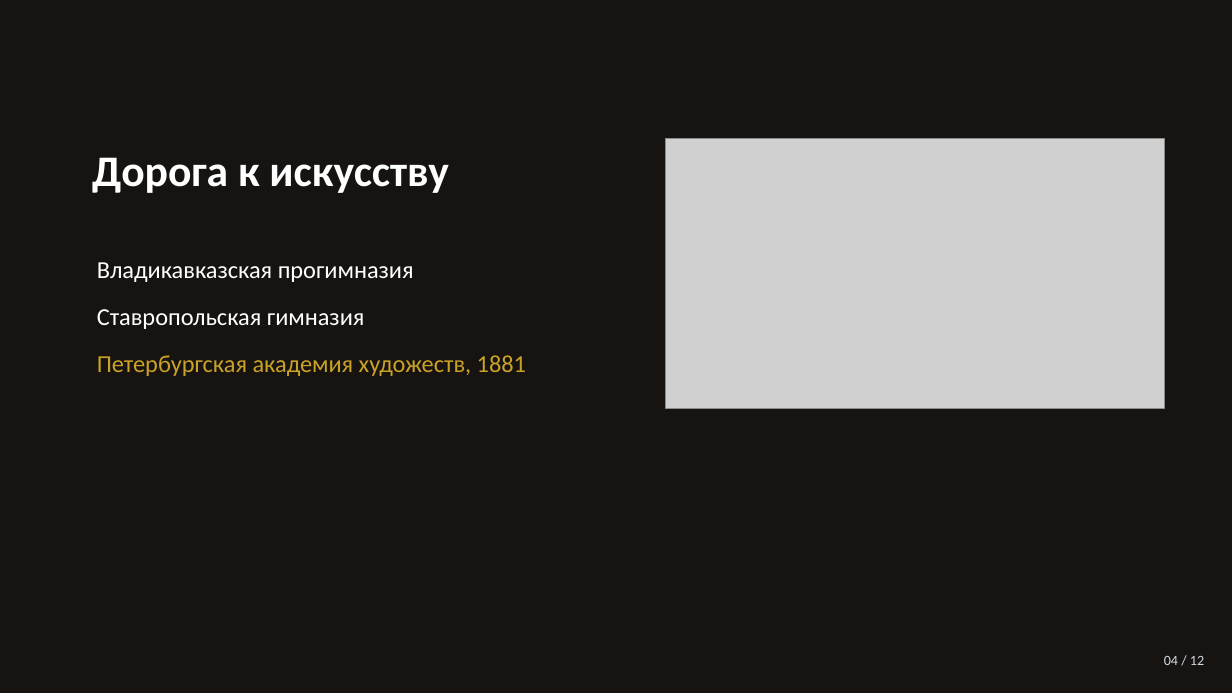
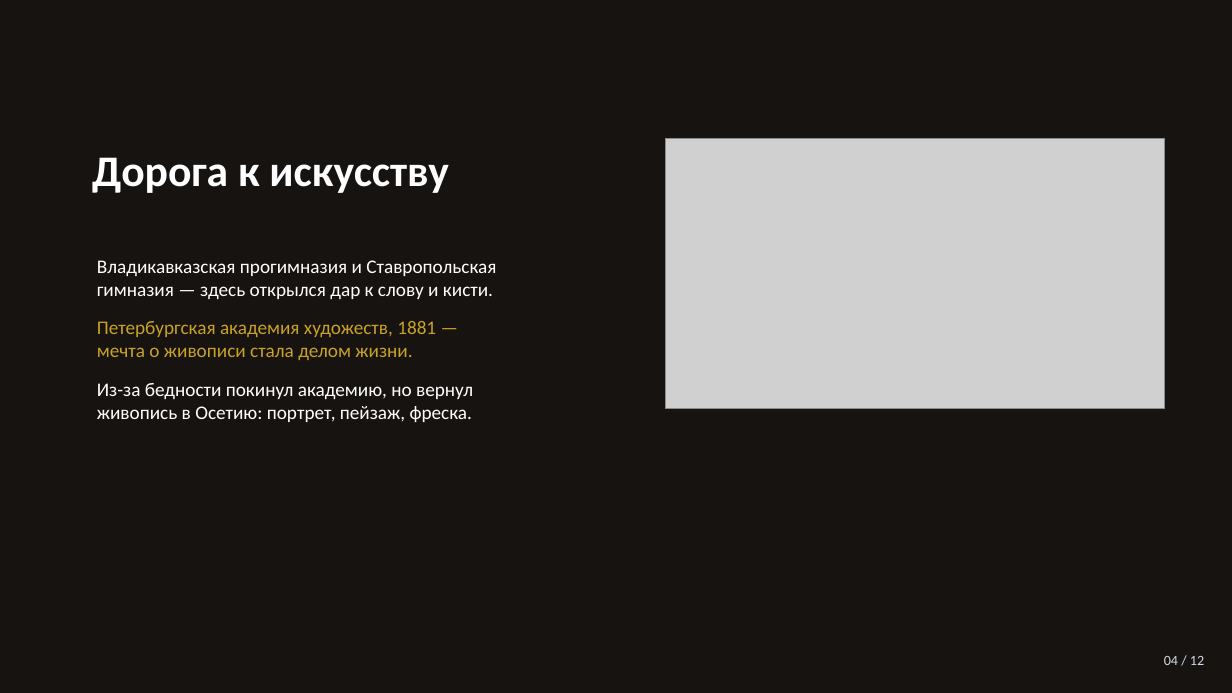
Before and after one commit to maksummatatov10-spec1231/prezent, a slide deck: slide 4 of Kosta_Hetagurov.pptx. Drawn at 1232x693 pixels with LibreOffice and Linux fonts; fonts in the diff are those of the drawing; grey boxes stand for pictures. Boxes give left, top, right and bottom in pixels: in the first picture for what was removed or moved away, otherwise in the second. Text is boxed around its words. In the diff, an @@ line names an element or a change of style, - is before the commit and + after.

Commit message:
Коста Хетагуров: добавил пояснительный текст на слайды
- титул и фотослайд: кто такой Коста, даты, суть вклада
- Нар, учёба, Ирон фандыр: пояснения к каждому факту
- галерея картин: подписи с контекстом (темы, любовь, роль в живописи)
- память и финал: куда перенесён прах, что носит имя Коста
- изображения и переходы без изменений, zoom по-прежнему нет

```diff
--- a/Kosta_Hetagurov.pptx
+++ b/Kosta_Hetagurov.pptx
@@ text at (x1=97, y1=260, x2=496, y2=423): text changed; size 19 to 15 pt @@
-Владикавказская прогимназия
-Ставропольская гимназия
-Петербургская академия художеств, 1881
+Владикавказская прогимназия и Ставропольская
+гимназия — здесь открылся дар к слову и кисти.
+Петербургская академия художеств, 1881 —
+мечта о живописи стала делом жизни.
+Из-за бедности покинул академию, но вернул
+живопись в Осетию: портрет, пейзаж, фреска.
```
Also in this commit, not shown: 10 other slides changed, 1 slide added, 1 slide removed, 1 other file.
